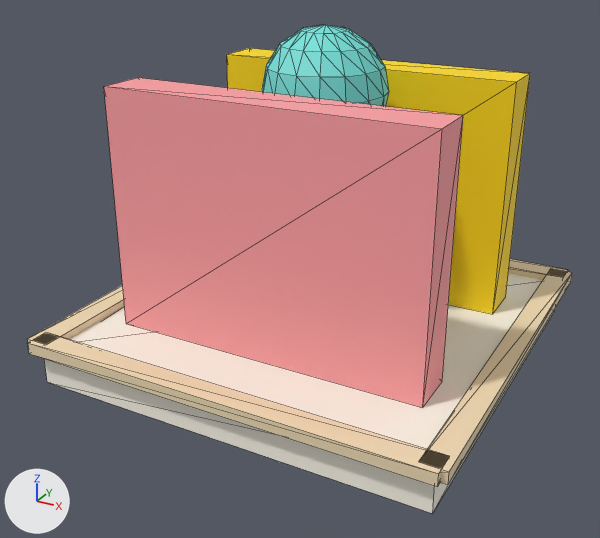
One commit to the glTF model public/models/city.gacha_gate.glb: the scene before it, then after it.
One viewpoint serves both versions: a camera (50 mm lens) standing at (1.79, -3.49, 2.15) and looking at (-0.03, -0.18, 0.5). The axes (+X, +Y, +Z) are drawn at lower left. The lights are the same throughout. The first picture is the older version. Mesh edges are drawn as thin lines.

Names of what the first picture shows: 'city.gacha_gate'.
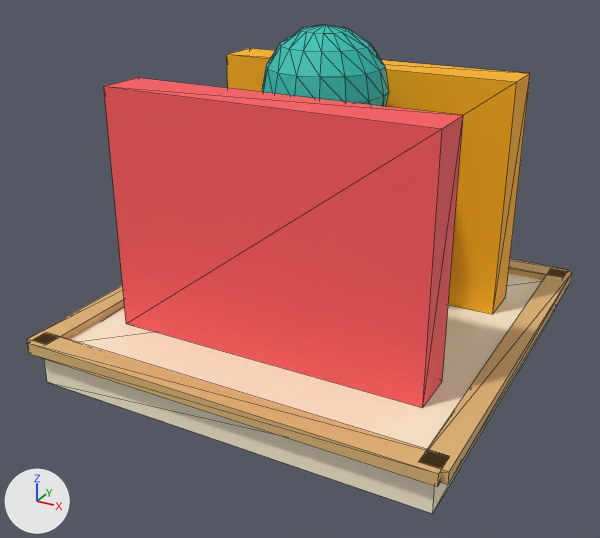
Diff of the bpy script that builds the scene:
```diff
--- a/public/models/city.gacha_gate.glb.py
+++ b/public/models/city.gacha_gate.glb.py
@@ mat_ringedge @@
 mat_ringedge = principled_material('ringEdge')
-mat_ringedge.base_color = (0.878, 0.722, 0.471)  # beige #f1ddb7
+mat_ringedge.base_color = (0.745, 0.479, 0.188)  # beige #e0b878
 mat_ringedge.roughness = 0.65
@@ mat_accentprimary @@
 mat_accentprimary = principled_material('accentPrimary')
-mat_accentprimary.base_color = (1.0, 0.353, 0.373)  # pink #ffa0a4
+mat_accentprimary.base_color = (1.0, 0.102, 0.114)  # red #ff5a5f
 mat_accentprimary.roughness = 0.65
@@ mat_accentsecondary @@
 mat_accentsecondary = principled_material('accentSecondary')
-mat_accentsecondary.base_color = (1.0, 0.706, 0.0)  # yellow #ffdb00
+mat_accentsecondary.base_color = (1.0, 0.456, 0.0)  # yellow #ffb400
 mat_accentsecondary.roughness = 0.65
@@ mat_accentcool @@
 mat_accentcool = principled_material('accentCool')
-mat_accentcool.base_color = (0.18, 0.769, 0.714)  # cyan #76e3dc
+mat_accentcool.base_color = (0.0273, 0.552, 0.468)  # cyan #2ec4b6
 mat_accentcool.roughness = 0.65
```

Changed parts and their boxes (x1, y1, x2, y2) in the pictures (600 x 538 px):
'city.gacha_gate', recoloured
    both: (27, 24, 572, 514)
